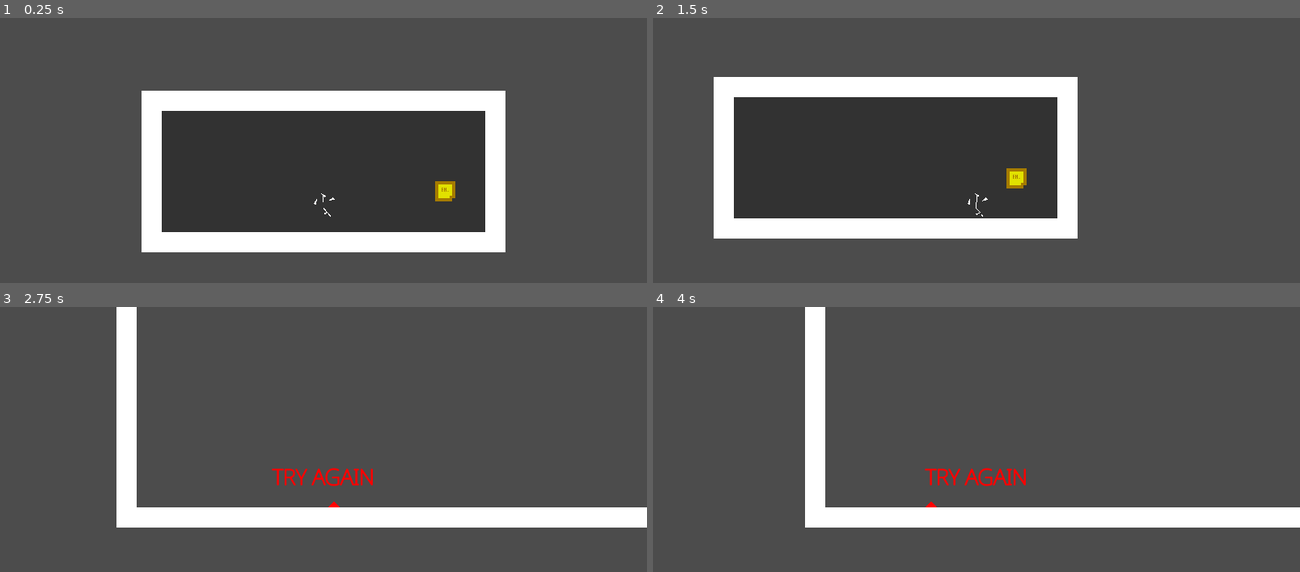
Above: before the commit, frames 1-4 (two rows, left to right).
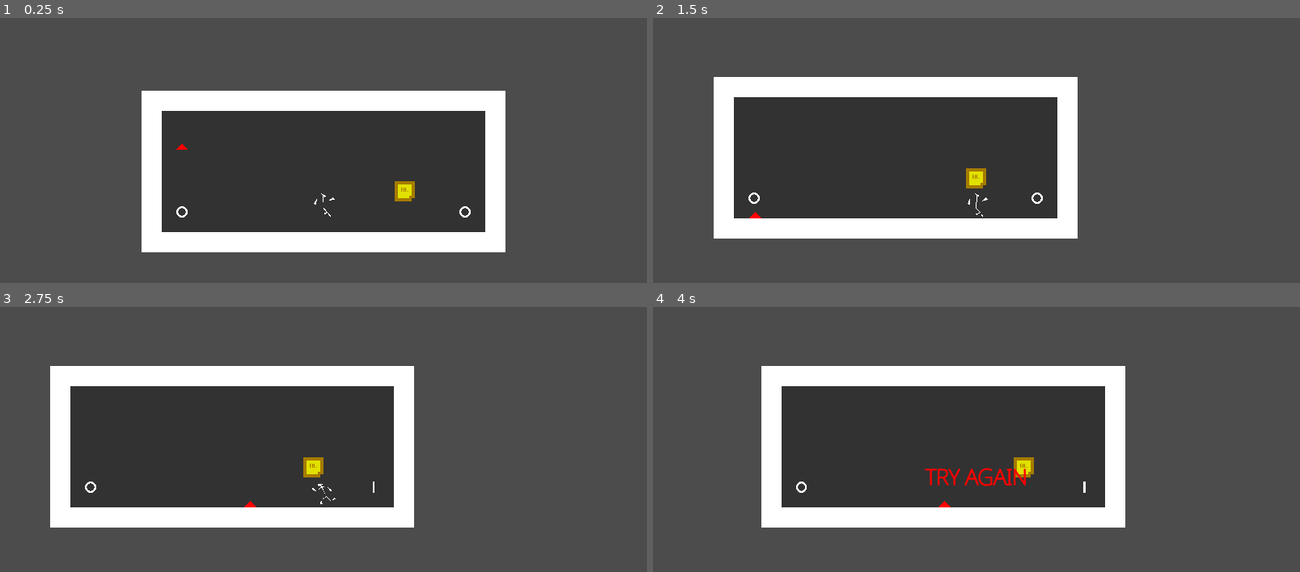
Above: after the commit, the same moments.

Repository: Luraktinus/EN_
Game: Godot game, scene res://Levels/1.tscn
Two runs of this game, one before a commit and one after it. Both use one fixed random seed, a clock stepped at 60 frames per second and the inputs below.
Inputs:
- Up to frame 1 (0.25 s): no input
- Up to frame 2 (1.5 s): tap Enter (ui_accept) at 0.5, 0.77 s; hold Right (ui_right) from 0.53 s (still down)
- Up to frame 3 (2.75 s): tap Enter (ui_accept) at 1.52 s; release Right (ui_right) at 2.03 s; hold Left (ui_left) from 2.03 s (still down)
- Up to frame 4 (4 s): release Left (ui_left) at 2.78 s; hold Right (ui_right) from 2.78 s (still down); tap Enter (ui_accept) at 3.02, 3.77 s

The runs differ from the first frame. In frame 1, 0.6% of the frame differs, in the area x 27-73%, y 47-76%; in frame 2, 0.6%; in frame 3, 34%, in the area x 7-100%, y 0-84%; in frame 4, 33%.

Commit message:
Switches/Checkpoints

Diff:
--- a/Goal.gd
+++ b/Goal.gd
@@ -3,6 +3,9 @@
 onready var scene = "res://Levels/" + str(int(get_tree().get_current_scene().name) + 1) + ".tscn"
 onready var player = $"../Player"
 
+var open = true
+
+
 func _on_Goal_body_entered(body):
-	if player.alive:
+	if player.alive and open:
 		get_tree().change_scene(scene)
--- a/Levels/1.tscn
+++ b/Levels/1.tscn
@@ -1,8 +1,10 @@
-[gd_scene load_steps=4 format=2]
+[gd_scene load_steps=6 format=2]
 
 [ext_resource path="res://Player.tscn" type="PackedScene" id=1]
 [ext_resource path="res://Goal.tscn" type="PackedScene" id=2]
 [ext_resource path="res://TileSetSimpleNav.tres" type="TileSet" id=3]
+[ext_resource path="res://Enemies/GroundEnemy.tscn" type="PackedScene" id=4]
+[ext_resource path="res://Switch.tscn" type="PackedScene" id=5]
 
 [node name="1" type="Node2D"]
 
@@ -11,7 +13,7 @@
 z_index = 5
 
 [node name="Goal" parent="." instance=ExtResource( 2 )]
-position = Vector2( 1152, 0 )
+position = Vector2( 1024, 0 )
 z_index = 1
 
 [node name="TileMap" type="TileMap" parent="."]
@@ -35,3 +37,14 @@
 tile_data = PoolIntArray( -327677, 0, 0, -327676, 0, 0, -327675, 0, 0, -327674, 0, 0, -327673, 0, 0, -327672, 0, 0, -32 …(1898 unchanged characters)…
 
 [node name="Enemies" type="Node2D" parent="."]
+
+[node name="GroundEnemy" parent="Enemies" instance=ExtResource( 4 )]
+position = Vector2( 320, -192 )
+
+[node name="Switches" type="Node2D" parent="."]
+
+[node name="Switch" parent="Switches" instance=ExtResource( 5 )]
+position = Vector2( 320, 64 )
+
+[node name="Switch2" parent="Switches" instance=ExtResource( 5 )]
+position = Vector2( 1216, 64 )
--- /dev/null
+++ b/Switch.gd
@@ -0,0 +1,22 @@
+extends Area2D
+
+onready var goal = $"../../Goal"
+var on = false
+
+
+func _process(delta):
+	if on == false:
+		goal.open = false
+
+func seton():
+	$SpriteON.visible = true
+	$SpriteOFF.visible = false
+	on = true
+	goal.open = true
+
+func setoff():
+	$SpriteON.visible = false
+	$SpriteOFF.visible = true
+
+func _on_Switch_body_entered(body):
+	seton()
--- /dev/null
+++ b/Switch.tscn
@@ -0,0 +1,36 @@
+[gd_scene load_steps=5 format=2]
+
+[ext_resource path="res://Switch.gd" type="Script" id=1]
+[ext_resource path="res://off.png" type="Texture" id=2]
+[ext_resource path="res://on.png" type="Texture" id=3]
+
+[sub_resource type="RectangleShape2D" id=1]
+
+custom_solver_bias = 0.0
+extents = Vector2( 16, 16 )
+
+[node name="Switch" type="Area2D"]
+input_pickable = true
+gravity_vec = Vector2( 0, 1 )
+gravity = 98.0
+linear_damp = 0.1
+angular_damp = 1.0
+collision_layer = 16
+collision_mask = 2
+audio_bus_override = false
+audio_bus_name = "Master"
+script = ExtResource( 1 )
+
+[node name="SpriteOFF" type="Sprite" parent="."]
+scale = Vector2( 0.2, 0.2 )
+texture = ExtResource( 2 )
+
+[node name="SpriteON" type="Sprite" parent="."]
+visible = false
+scale = Vector2( 0.2, 0.2 )
+texture = ExtResource( 3 )
+
+[node name="CollisionShape2D" type="CollisionShape2D" parent="."]
+shape = SubResource( 1 )
+
+[connection signal="body_entered" from="." to="." method="_on_Switch_body_entered"]
--- a/project.godot
+++ b/project.godot
@@ -37,6 +37,7 @@
 , Object(InputEventJoypadButton,"resource_local_to_scene":false,"resource_name":"","device":0,"button_index":0,"pressure":0.0,"pressed":false,"script":null)
 , Object(InputEventKey,"resource_local_to_scene":false,"resource_name":"","device":0,"alt":false,"shift":false,"control":false,"meta":false,"command":false,"pressed":false,"scancode":16777232,"unicode":0,"echo":false,"script":null)
 , Object(InputEventKey,"resource_local_to_scene":false,"resource_name":"","device":0,"alt":false,"shift":false,"control":false,"meta":false,"command":false,"pressed":false,"scancode":87,"unicode":0,"echo":false,"script":null)
+, Object(InputEventMouseButton,"resource_local_to_scene":false,"resource_name":"","device":0,"alt":false,"shift":false,"control":false,"meta":false,"command":false,"button_mask":0,"position":Vector2( 0, 0 ),"global_position":Vector2( 0, 0 ),"factor":1.0,"button_index":3,"pressed":false,"doubleclick":false,"script":null)
  ]
 }
 ui_select={
@@ -50,6 +51,7 @@
 "events": [ Object(InputEventKey,"resource_local_to_scene":false,"resource_name":"","device":0,"alt":false,"shift":false,"control":false,"meta":false,"command":false,"pressed":false,"scancode":16777231,"unicode":0,"echo":false,"script":null)
 , Object(InputEventJoypadButton,"resource_local_to_scene":false,"resource_name":"","device":0,"button_index":14,"pressure":0.0,"pressed":false,"script":null)
 , Object(InputEventKey,"resource_local_to_scene":false,"resource_name":"","device":0,"alt":false,"shift":false,"control":false,"meta":false,"command":false,"pressed":false,"scancode":65,"unicode":0,"echo":false,"script":null)
+, Object(InputEventMouseButton,"resource_local_to_scene":false,"resource_name":"","device":0,"alt":false,"shift":false,"control":false,"meta":false,"command":false,"button_mask":0,"position":Vector2( 0, 0 ),"global_position":Vector2( 0, 0 ),"factor":1.0,"button_index":1,"pressed":false,"doubleclick":false,"script":null)
  ]
 }
 ui_right={
@@ -57,6 +59,7 @@
 "events": [ Object(InputEventKey,"resource_local_to_scene":false,"resource_name":"","device":0,"alt":false,"shift":false,"control":false,"meta":false,"command":false,"pressed":false,"scancode":16777233,"unicode":0,"echo":false,"script":null)
 , Object(InputEventJoypadButton,"resource_local_to_scene":false,"resource_name":"","device":0,"button_index":15,"pressure":0.0,"pressed":false,"script":null)
 , Object(InputEventKey,"resource_local_to_scene":false,"resource_name":"","device":0,"alt":false,"shift":false,"control":false,"meta":false,"command":false,"pressed":false,"scancode":68,"unicode":0,"echo":false,"script":null)
+, Object(InputEventMouseButton,"resource_local_to_scene":false,"resource_name":"","device":0,"alt":false,"shift":false,"control":false,"meta":false,"command":false,"button_mask":0,"position":Vector2( 0, 0 ),"global_position":Vector2( 0, 0 ),"factor":1.0,"button_index":2,"pressed":false,"doubleclick":false,"script":null)
  ]
 }
 
Binary file added: off.png
Binary file added: on.png
Not shown, changed: .gitignore
